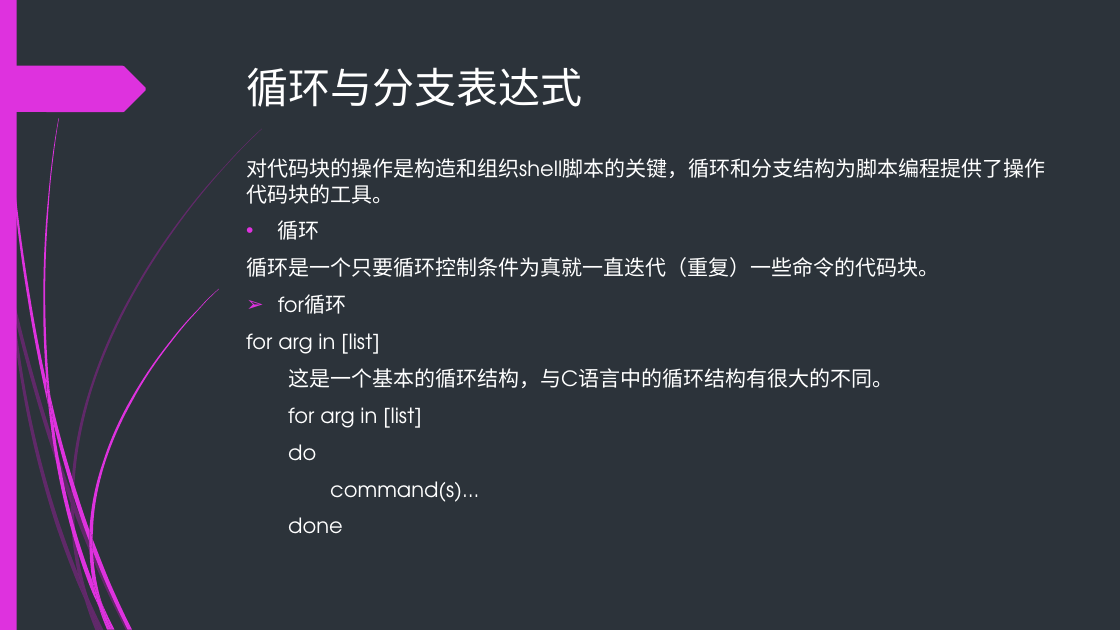
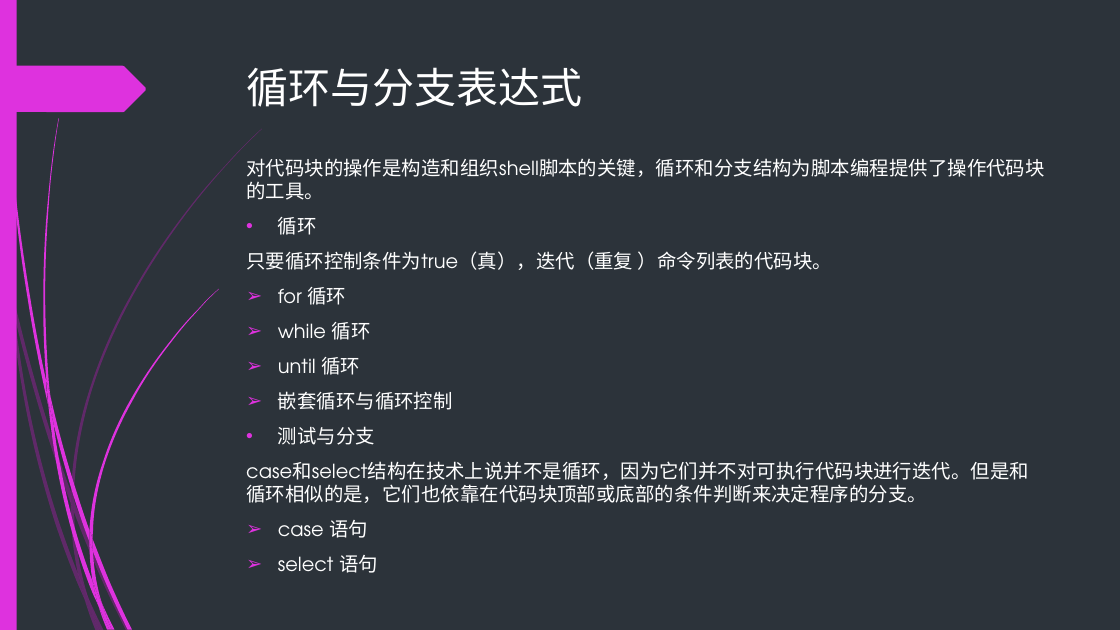
Before and after one commit to backup-ci/abs-train, a slide deck: slide 51 of Bash-scripting-guid.pptx (slide 49 before the commit). Drawn at 1120x630 pixels with LibreOffice and Linux fonts; fonts in the diff are those of the drawing. Boxes give left, top, right and bottom in pixels: in the first picture for what was removed or moved away, otherwise in the second. Text is boxed around its words. In the diff, an @@ line names an element or a change of style, - is before the commit and + after.

```diff
--- a/Bash-scripting-guid.pptx
+++ b/Bash-scripting-guid.pptx
@@ text at (246,158,1045,235): size 18 to 16.6 pt in "对代码块的操作是构造和组织shell脚本的关键，循环和分支结构为脚本编程提供了操作代码块的工具。", "循环" @@
@@ text at (246,251,1029,538): text changed; size 18 to 16.6 pt @@
-循环是一个只要循环控制条件为真就一直迭代（重复）一些命令的代码块。
-➢ for循环
-for arg in [list]
-这是一个基本的循环结构，与C语言中的循环结构有很大的不同。
-for arg in [list]
-do
-command(s)...
-done
+只要循环控制条件为true（真），迭代（重复 ）命令列表的代码块。
+➢ for 循环
+➢ while 循环
+➢ until 循环
+➢ 嵌套循环与循环控制
+• 测试与分支
+case和select结构在技术上说并不是循环，因为它们并不对可执行代码块进行迭代。但是和循环相似的是，它们也依靠在代码块顶部或底部的条件判断来决定程序的分支。
+➢ case 语句
+➢ select 语句
```
Also in this commit, not shown: 2 other slides changed, 14 slides added, 24 other files.
